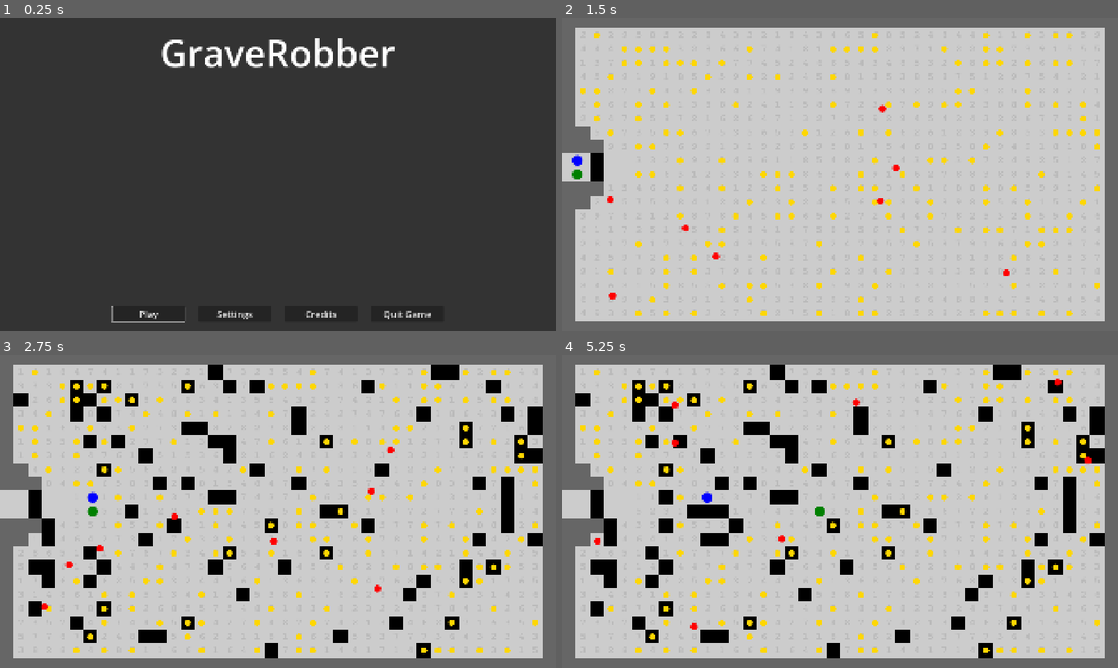
Above: before the commit, frames 1-4 (two rows, left to right).
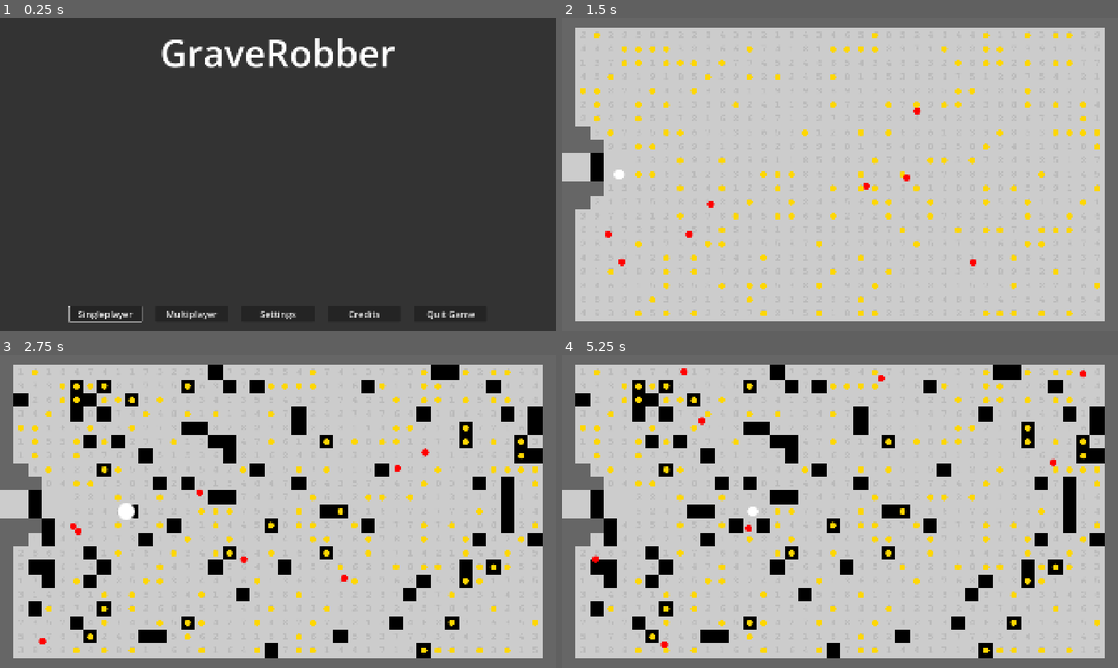
Above: after the commit, the same moments.

Repository: njamster/gmtk_jam_2026
Game: Godot game, scene res://main_menu.tscn
The game is run twice, just before and just after one commit, with the same random seed, the same clock (stepped at 60 frames per second) and the same inputs.
Inputs (mouse positions are in pixels of both pictures, inside the frame that each line leads up to):
- Up to frame 1 (0.25 s): no input
- Up to frame 2 (1.5 s): click (667, 315) at 0.5 s, where only the run after the commit has a clickable "Singleplayer"; click (712, 315) at 1.25 s, where only the run before the commit has a clickable "Play"
- Up to frame 3 (2.75 s): tap Enter at 2 s; hold D (move_right) from 2.03 s (still down); tap Shift at 2.1 s
- Up to frame 4 (5.25 s): release D (move_right) at 2.78 s; hold S (move_down) 2.78-3.53 s; tap Shift every 0.75 s from 2.85 to 5.1 s; hold D (move_right) 3.53-4.28 s; hold W (move_up) 4.28-5.03 s; hold A (move_left) from 5.03 s (still down)

The runs differ from the first frame. In frame 1, 1.0% of the frame differs, in the area x 12-86%, y 92-98%; in frame 2, 0.6%; in frame 3, 0.6%; in frame 4, 1.2%, in the area x 5-96%, y 4-94%.

Commit message:
Add main menu buttons for single- and multiplayer

Diff:
--- a/main_menu.gd
+++ b/main_menu.gd
@@ -2,7 +2,8 @@
 
 
 func _ready() -> void:
-	%Buttons/Play.pressed.connect(_play)
+	%Buttons/Singleplayer.pressed.connect(_singleplayer)
+	%Buttons/Multiplayer.pressed.connect(_multiplayer)
 	%Buttons/Settings.pressed.connect(_settings)
 	%Buttons/Credits.pressed.connect(_credits)
 
@@ -22,7 +23,13 @@
 	%Buttons.get_child(0).grab_focus()
 
 
-func _play() -> void:
+func _singleplayer() -> void:
+	Global.num_players = 1
+	get_tree().change_scene_to_file("res://game/game.tscn")
+
+
+func _multiplayer() -> void:
+	Global.num_players = 2
 	get_tree().change_scene_to_file("res://game/game.tscn")
 
 
--- a/main_menu.tscn
+++ b/main_menu.tscn
@@ -47,11 +47,18 @@
 size_flags_vertical = 8
 theme_override_constants/separation = 48
 
-[node name="Play" type="Button" parent="OuterMargin/Buttons" unique_id=2044201246]
+[node name="Singleplayer" type="Button" parent="OuterMargin/Buttons" unique_id=2044201246]
 custom_minimum_size = Vector2(250, 0)
 layout_mode = 2
 theme_override_font_sizes/font_size = 32
-text = "Play"
+text = "Singleplayer"
+
+[node name="Multiplayer" type="Button" parent="OuterMargin/Buttons" unique_id=1490201628]
+custom_minimum_size = Vector2(250, 0)
+layout_mode = 2
+theme_override_font_sizes/font_size = 32
+text = "Multiplayer
+"
 
 [node name="Settings" type="Button" parent="OuterMargin/Buttons" unique_id=855268533]
 custom_minimum_size = Vector2(250, 0)
